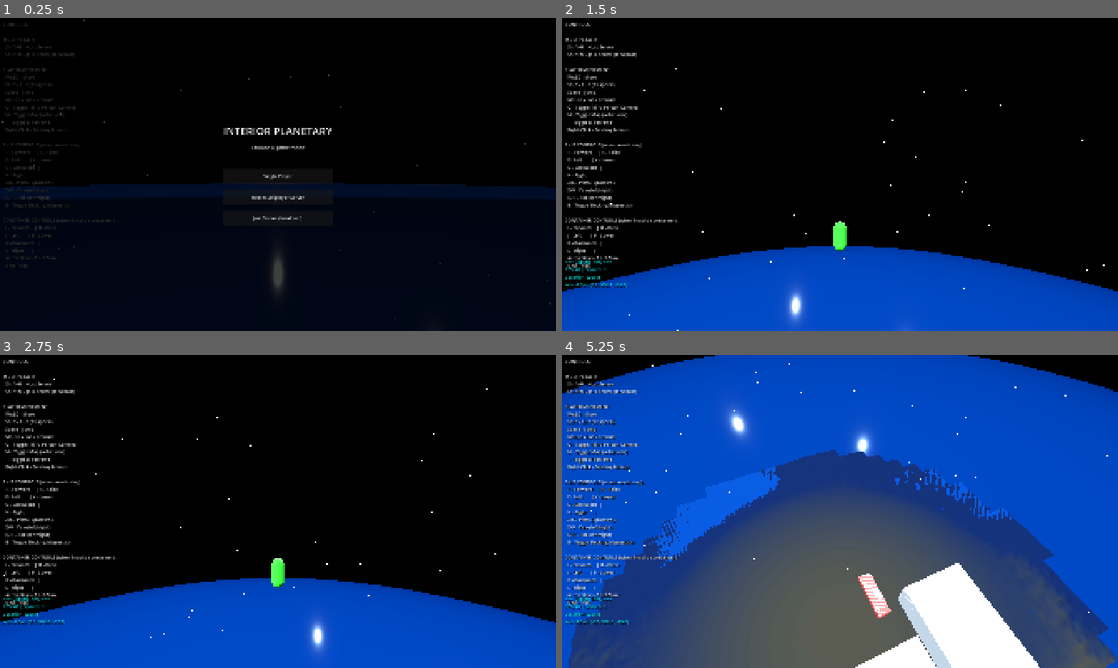
Above: before the commit, frames 1-4 (two rows, left to right).
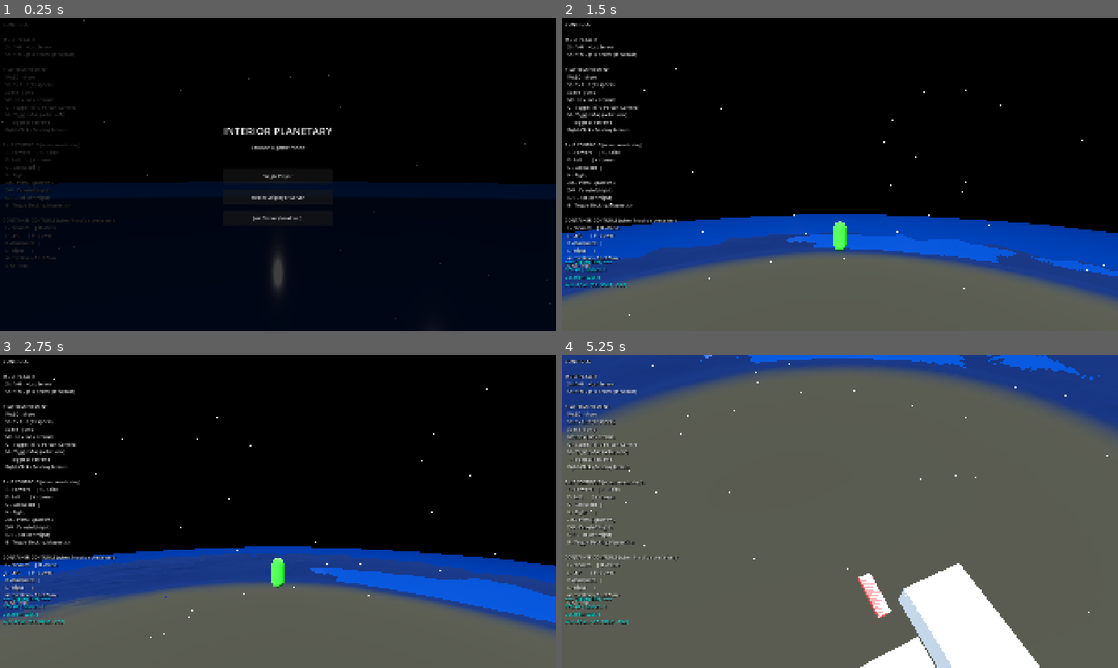
Above: after the commit, the same moments.

Repository: lmf-git/planetaryterrainwithvehicleinteriors
Game: Godot game, scene res://main.tscn
Same seed, same stepped clock (60 frames per second), same inputs: the game is played once before the commit and once after it.
Inputs (mouse positions are in pixels of both pictures, inside the frame that each line leads up to):
- Up to frame 1 (0.25 s): no input
- Up to frame 2 (1.5 s): click "Single Player" at 0.5 s; tap Enter at 1.25 s; move the mouse to (867, 174) at 1.27 s; hold W from 1.28 s (still down); tap O at 1.35 s; click (867, 174) at 1.42 s
- Up to frame 3 (2.75 s): keep holding W; tap Space (ui_accept) at 1.52, 2.27 s; move the mouse to (250, 511) at 2.02 s; tap Shift at 2.1 s
- Up to frame 4 (5.25 s): move the mouse to (851, 505) at 2.77 s; hold H 2.78-3.53 s; move the mouse to (834, 517) at 3.52 s; tap M at 3.6 s; click (834, 517) at 3.67 s; tap Space (ui_accept) at 3.77, 4.52 s; move the mouse to (1006, 558) at 4.27 s; release W at 4.28 s; hold A 4.28-5 s; hold T 4.28-5 s; drag from (673, 464) to (756, 433) at 5.02 s

The runs differ from the first frame. In frame 1, 0.5% of the frame differs, in the area x 0-100%, y 52-55%; in frame 2, 35%; in frame 3, 36%; in frame 4, 80%, in the area x 0-100%, y 0-100%.

Commit message:
Larger planet and flat spawn so contains can land flat

Diff:
--- a/planet_terrain.gd
+++ b/planet_terrain.gd
@@ -9,22 +9,22 @@
 
 # ── Tile / vertex dimensions ──────────────────────────────────────────────────
 const TILE_GRID      : int   = 16      # Quads per tile side at LOD0 → 17×17 vertices (fast build)
-const VERT_SPACING   : float = 4.0     # World units between vertices at LOD0
-const TILE_WORLD_SIZE: float = TILE_GRID * VERT_SPACING   # 64 world units
+const VERT_SPACING   : float = 16.0    # World units between vertices at LOD0
+const TILE_WORLD_SIZE: float = TILE_GRID * VERT_SPACING   # 256 world units
 
 const MAX_HEIGHT     : float = 450.0   # Dramatic NMS-style elevation range
-const PLANET_RADIUS  : float = 12000.0 # Large planet — subtle curvature, wide horizon
+const PLANET_RADIUS  : float = 50000.0 # Very large planet — negligible local curvature
 const WATER_LEVEL    : float = -5.0    # Sea surface: 5 units below sphere_y (PLANET_RADIUS + WATER_LEVEL)
 
 # ── LOD ───────────────────────────────────────────────────────────────────────
 const LOD_STEPS  : Array = [1,    2,     4,     8    ]   # Vertex stride per LOD
-const LOD_RANGES : Array = [320.0, 640.0, 1280.0, 2560.0]  # Max dist for each LOD
-const UNLOAD_RANGE       : float = 2900.0
+const LOD_RANGES : Array = [768.0, 1536.0, 3072.0, 6144.0]  # Max dist for each LOD
+const UNLOAD_RANGE       : float = 7000.0
 
 const HIGH_SPOT_THRESH : float = 40.0   # Height (world units) for "high-spot" bonus
 const HIGH_SPOT_EXTEND : float = 1.6    # Range multiplier for high-spot tiles
-const MAX_NEW_TILES    : int   = 16     # Tiles loaded per streaming tick
-const UPDATE_INTERVAL  : float = 0.15
+const MAX_NEW_TILES    : int   = 24     # Tiles loaded per streaming tick
+const UPDATE_INTERVAL  : float = 0.10
 
 # ── Runtime state ─────────────────────────────────────────────────────────────
 var tiles        : Dictionary = {}
@@ -248,6 +248,19 @@
 
 
 # ═════════════════════════════════════════════════════════════════════════════
+## Returns true if the tile's world-space centre is inside (or near) the camera frustum.
+## Falls back to true when no camera is available so off-screen tiles still load.
+func _is_in_frustum(tile_world_center: Vector3) -> bool:
+	if not is_instance_valid(main_camera_ref):
+		return true
+	var planes : Array[Plane] = main_camera_ref.get_frustum()
+	var margin : float = TILE_WORLD_SIZE  # allow tiles one tile-width outside edge
+	for plane in planes:
+		if plane.distance_to(tile_world_center) < -margin:
+			return false
+	return true
+
+
 # Tile streaming
 # ═════════════════════════════════════════════════════════════════════════════
 func _update_tiles() -> void:
@@ -306,10 +319,14 @@
 			to_load.append(coord)
 
 	to_load.sort_custom(func(a: Vector2i, b: Vector2i) -> bool:
-		var da := Vector2(px, pz).distance_squared_to(
-			Vector2((a.x + 0.5) * TILE_WORLD_SIZE, (a.y + 0.5) * TILE_WORLD_SIZE))
-		var db := Vector2(px, pz).distance_squared_to(
-			Vector2((b.x + 0.5) * TILE_WORLD_SIZE, (b.y + 0.5) * TILE_WORLD_SIZE))
+		var ca := Vector3((a.x + 0.5) * TILE_WORLD_SIZE, 0.0, (a.y + 0.5) * TILE_WORLD_SIZE)
+		var cb := Vector3((b.x + 0.5) * TILE_WORLD_SIZE, 0.0, (b.y + 0.5) * TILE_WORLD_SIZE)
+		var a_vis : int = 1 if _is_in_frustum(ca) else 0
+		var b_vis : int = 1 if _is_in_frustum(cb) else 0
+		if a_vis != b_vis:
+			return a_vis > b_vis  # visible tiles first
+		var da := Vector2(px, pz).distance_squared_to(Vector2(ca.x, ca.z))
+		var db := Vector2(px, pz).distance_squared_to(Vector2(cb.x, cb.z))
 		return da < db
 	)
 
@@ -411,14 +428,15 @@
 	var land_h   : float = lerp(plains_h, mountain_h, mountain_mask)
 	var combined : float = lerp(ocean_h, land_h, land_blend)
 
-	# ── Spawn flat zone: flat to 500u, fades out by 700u ──────────────────────
+	# ── Spawn flat zone: y=0 within 1500u, smoothly fades to full terrain by 2000u ──
+	# Both noise AND sphere_y are suppressed so the spawn pad is geometrically flat,
+	# not just noise-free. Containers and ships land level regardless of planet curvature.
 	var dist_from_origin : float = sqrt(wx * wx + wz * wz)
-	var flat_blend : float = clamp((dist_from_origin - 500.0) / 200.0, 0.0, 1.0)
+	var flat_blend : float = clamp((dist_from_origin - 1500.0) / 500.0, 0.0, 1.0)
 	flat_blend = flat_blend * flat_blend
-	combined = combined * flat_blend
 
 	# Allow negative (ocean floor below sea level), cap at 1.0 (flat mesa tops)
-	return sphere_y + clamp(combined, -0.12, 1.0) * MAX_HEIGHT
+	return lerp(0.0, sphere_y, flat_blend) + clamp(combined, -0.12, 1.0) * MAX_HEIGHT * flat_blend
 
 
 # ═════════════════════════════════════════════════════════════════════════════
